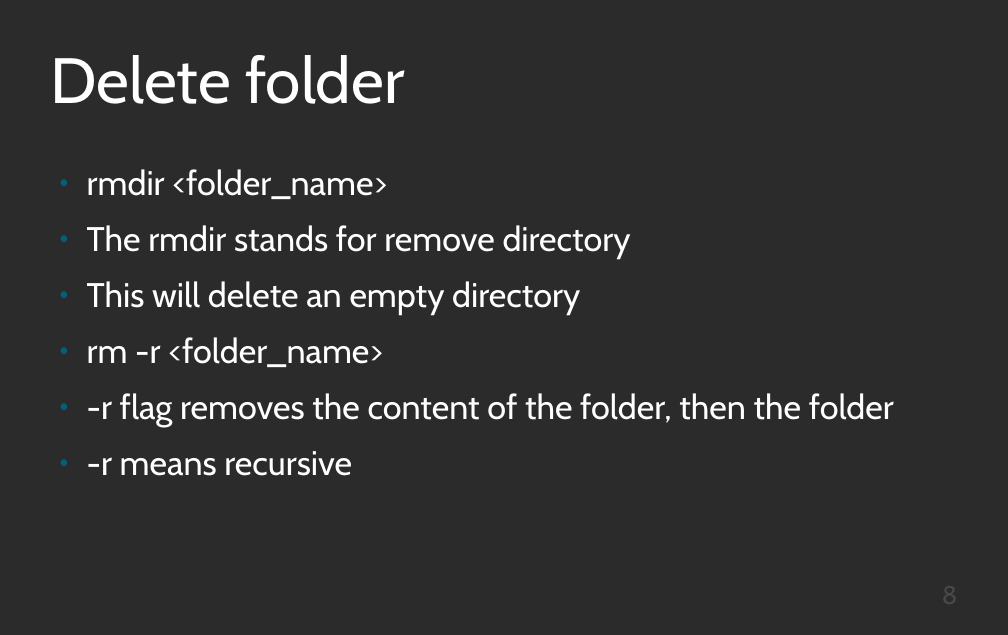
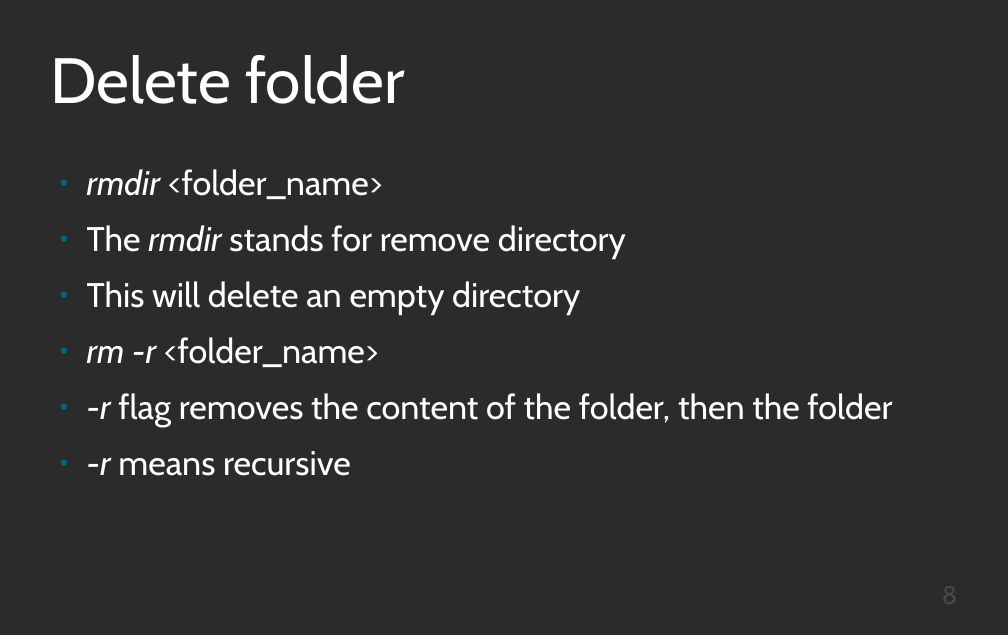
Before and after one commit to Otumian-empire/CLI-presentation, a slide deck: slide 8 of cli.odp. Drawn at 1008x635 pixels with LibreOffice and Linux fonts; fonts in the diff are those of the drawing; background and template pictures are left out; a plain dark background stands for a picture behind light text. Boxes give left, top, right and bottom in pixels: in the first picture for what was removed or moved away, otherwise in the second. Text is boxed around its words. In the diff, an @@ line names an element or a change of style, - is before the commit and + after.

```diff
--- a/cli.odp
+++ b/cli.odp
@@ text at box(87, 169, 892, 476): italic on in "rmdir", "rmdir", "rm -r", "-r" and 1 more places @@
```
Also in this commit, not shown: 10 other slides changed, 4 slides added, 3 slides removed.
